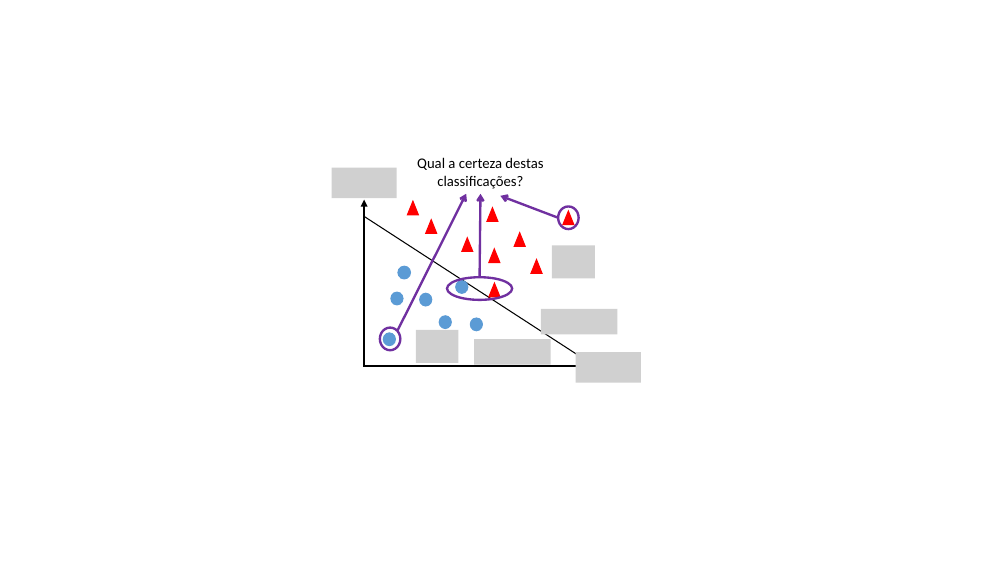
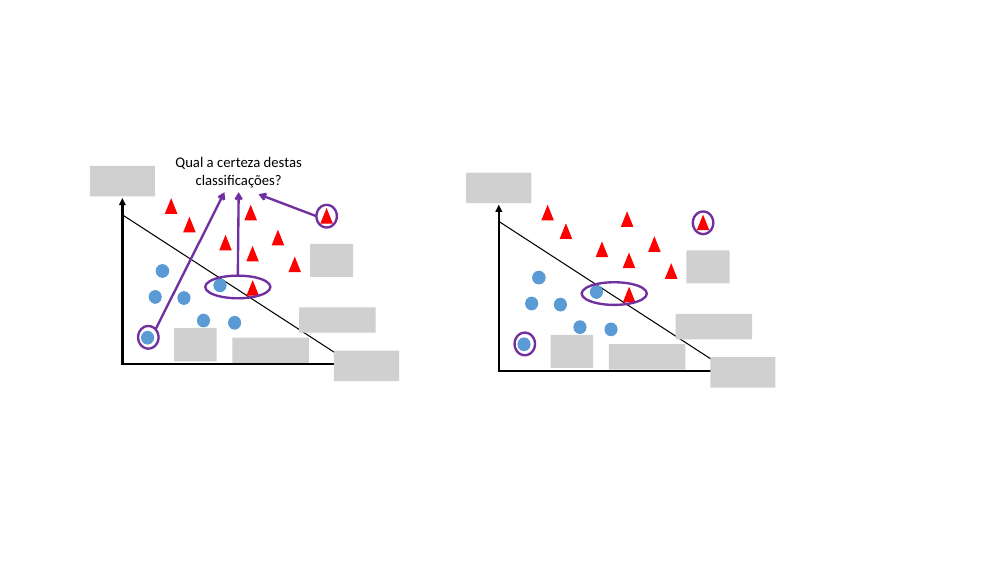
Before and after one commit to zz4fap/t320_aprendizado_de_maquina, a slide deck: slide 25 of slides/T320_Classificação (Parte II).pptx (slide 23 before the commit). Drawn at 1008x567 pixels with LibreOffice and Linux fonts; fonts in the diff are those of the drawing; grey boxes stand for pictures. Boxes give left, top, right and bottom in pixels: in the first picture for what was removed or moved away, otherwise in the second. Text is boxed around its words. In the diff, an @@ line names an element or a change of style, - is before the commit and + after.

```diff
--- a/slides/T320_Classificação (Parte II).pptx
+++ b/slides/T320_Classificação (Parte II).pptx
@@ 10 ellipses, 9 triangles, 5 arrows, 1 text, 1 line: place and size @@
-10 ellipses, 9 triangles, 5 arrows, 1 text, 1 line at [363, 157, 592, 366]
+10 ellipses, 9 triangles, 5 arrows, 1 text, 1 line at [121, 156, 351, 364]
@@ group added at [498, 205, 727, 371]: 10 ellipses, 9 triangles, 2 arrows, 1 line @@
@@ group added at [90, 166, 399, 381]: 6 pictures @@
@@ 6 pictures: place and size @@
-6 pictures at [332, 168, 641, 383]
+6 pictures at [467, 172, 776, 387]
```
Also in this commit, not shown: 2 other slides changed, 2 slides added, 8 other files.
